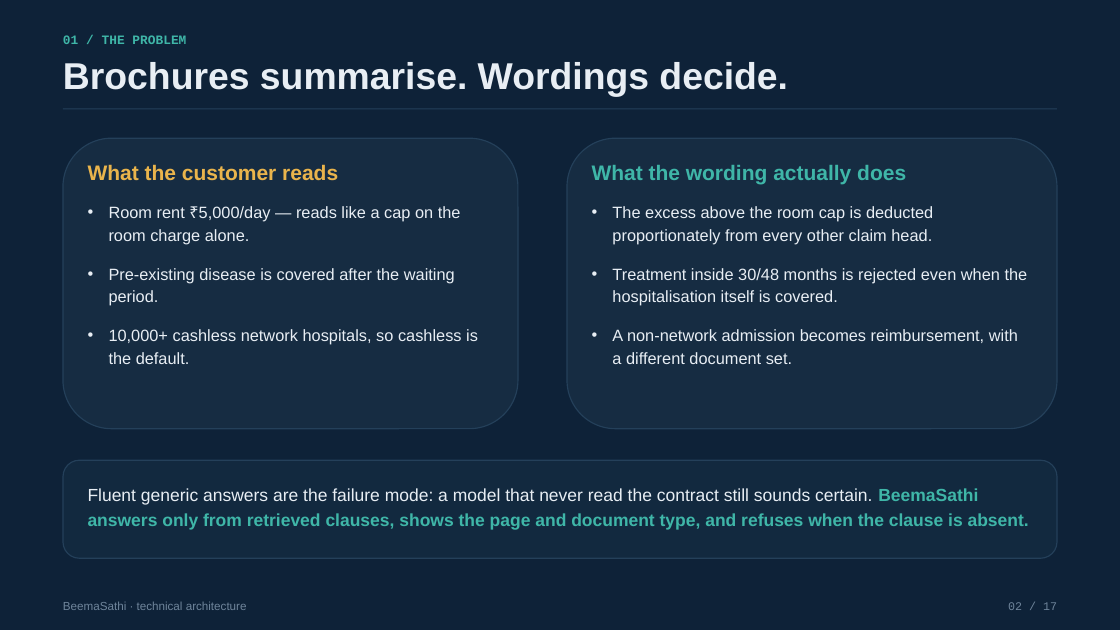
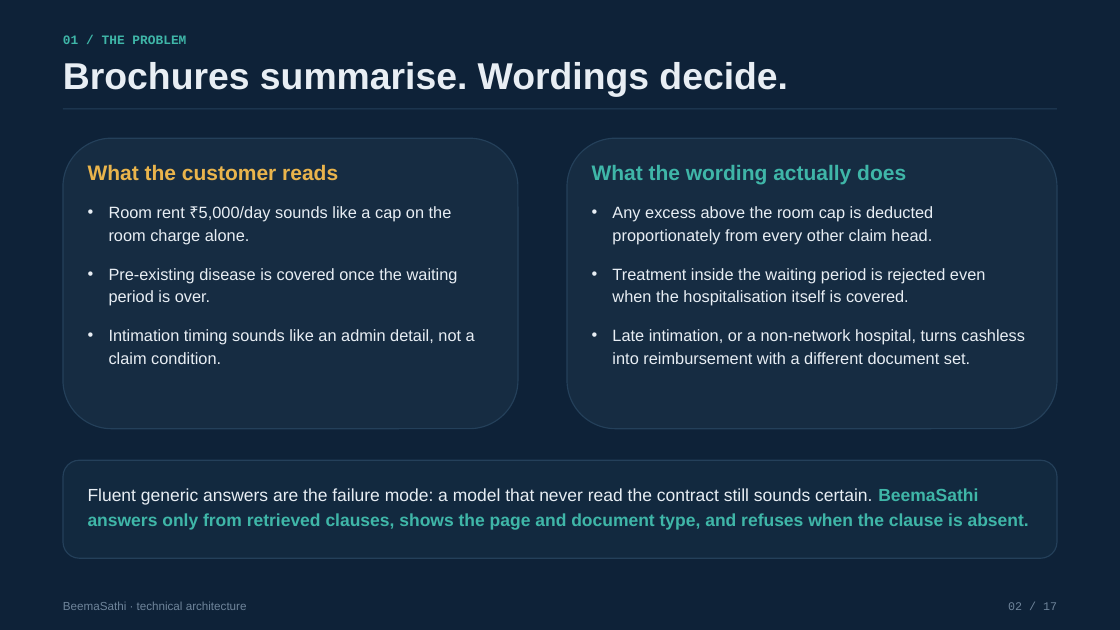
Before and after one commit to satishify/beemasathi, a slide deck: slide 2 of demo/BeemaSathi_Technical_Deck.pptx. Drawn at 1120x630 pixels with LibreOffice and Linux fonts; fonts in the diff are those of the drawing. Boxes give left, top, right and bottom in pixels: in the first picture for what was removed or moved away, otherwise in the second. Text is boxed around its words. In the diff, an @@ line names an element or a change of style, - is before the commit and + after.

```diff
--- a/demo/BeemaSathi_Technical_Deck.pptx
+++ b/demo/BeemaSathi_Technical_Deck.pptx
@@ text at (109, 206, 475, 364): text changed @@
-• Room rent ₹5,000/day — reads like a cap on the room charge alone.
-• Pre-existing disease is covered after the waiting period.
-• 10,000+ cashless network hospitals, so cashless is the default.
+• Room rent ₹5,000/day sounds like a cap on the room charge alone.
+• Pre-existing disease is covered once the waiting period is over.
+• Intimation timing sounds like an admin detail, not a claim condition.
@@ text at (612, 206, 1025, 364): text changed @@
-• The excess above the room cap is deducted proportionately from every other claim head.
-• Treatment inside 30/48 months is rejected even when the hospitalisation itself is covered.
-• A non-network admission becomes reimbursement, with a different document set.
+• Any excess above the room cap is deducted proportionately from every other claim head.
+• Treatment inside the waiting period is rejected even when the hospitalisation itself is covered.
+• Late intimation, or a non-network hospital, turns cashless into reimbursement with a different document set.
```
Also in this commit, not shown: 16 other slides changed, 8 other files.
